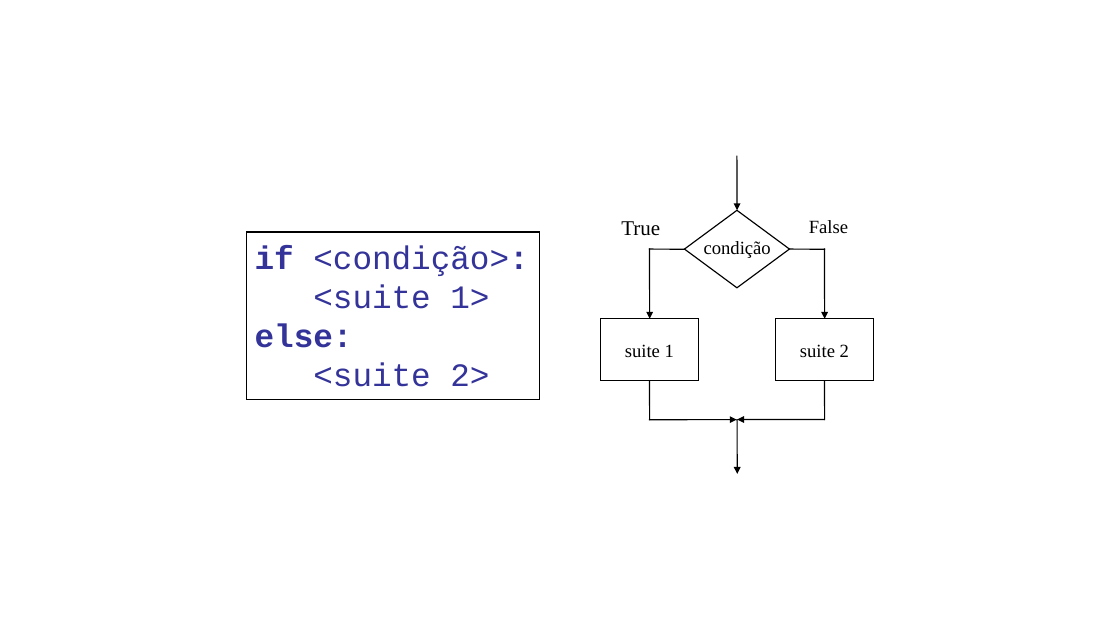
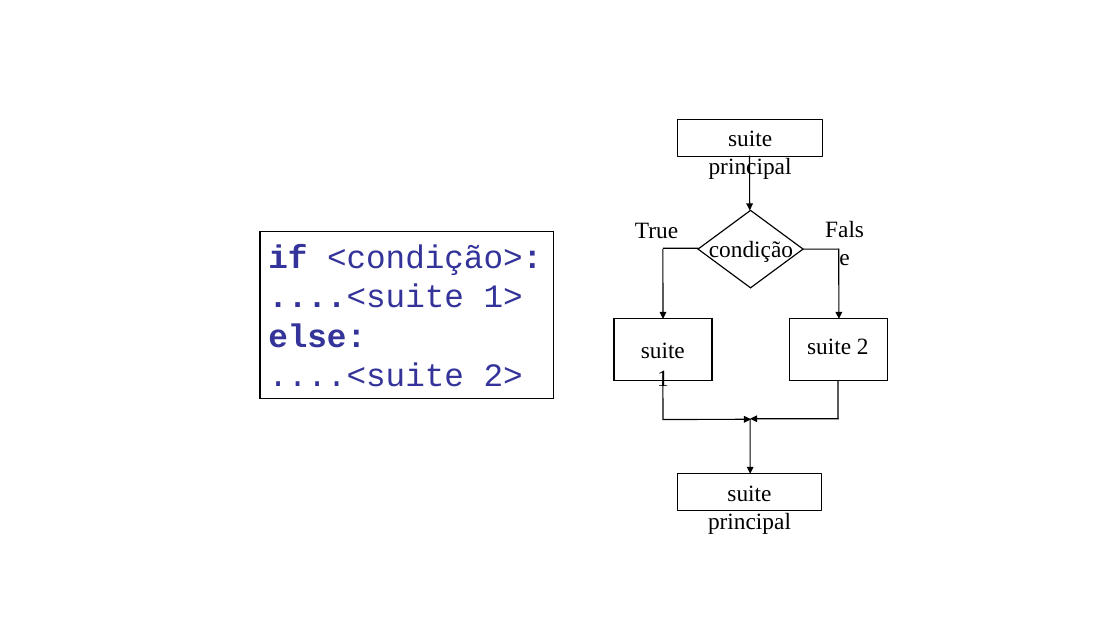
Before and after one commit to psloliveirajr/Introducao_a_Python3, a slide deck: slide 11 of img/imagens.pptx. Drawn at 1120x630 pixels with LibreOffice and Linux fonts; fonts in the diff are those of the drawing. Boxes give left, top, right and bottom in pixels: in the first picture for what was removed or moved away, otherwise in the second. Text is boxed around its words. In the diff, an @@ line names an element or a change of style, - is before the commit and + after.

```diff
--- a/img/imagens.pptx
+++ b/img/imagens.pptx
@@ rectangle added at [678, 119, 823, 156], outline #000000 0.75 pt, 20 pt, text #000000 @@
+suite principal
@@ text "True" at [635, 222, 678, 239]: size 18 to 20 pt; alignment left to centre @@
@@ text "False": place and size @@
-text "False" at [809, 220, 848, 233]
+text "False" at [813, 210, 876, 247]
@@ text "False" at [813, 210, 876, 247]: size 16 to 20 pt; alignment left to centre @@
@@ 4 lines, 3 arrows, 3 rectangles, 2 texts, 1 diamond: place and size @@
-4 lines, 3 arrows, 3 rectangles, 2 texts, 1 diamond at [246, 210, 874, 420]
+4 lines, 3 arrows, 3 rectangles, 2 texts, 1 diamond at [260, 210, 887, 419]
@@ text at [268, 284, 523, 308]: text changed @@
-<suite 1>
+....<suite 1>
@@ size 16 to 20 pt in 3 elements at [641, 342, 685, 392], [709, 239, 793, 263], [807, 338, 869, 355] @@
@@ text "suite 2": place and size @@
-text "suite 2" at [800, 344, 849, 357]
+text "suite 2" at [807, 338, 869, 355]
@@ text "suite 1": place and size @@
-text "suite 1" at [625, 344, 674, 357]
+text "suite 1" at [641, 342, 685, 392]
@@ text at [268, 362, 523, 387]: text changed @@
-<suite 2>
+....<suite 2>
@@ 3 arrows: place and size @@
-3 arrows at [737, 156, 824, 474]
+3 arrows at [749, 156, 839, 474]
@@ rectangle added at [677, 474, 822, 511], outline #000000 0.75 pt, 20 pt, text #000000 @@
+suite principal
```
Also in this commit, not shown: 3 other slides changed, 9 other files.
